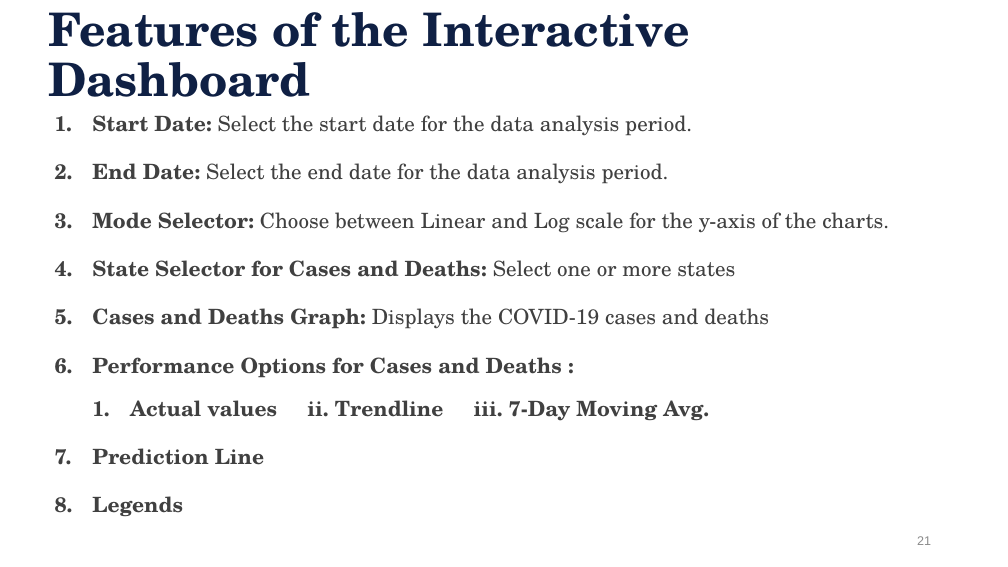
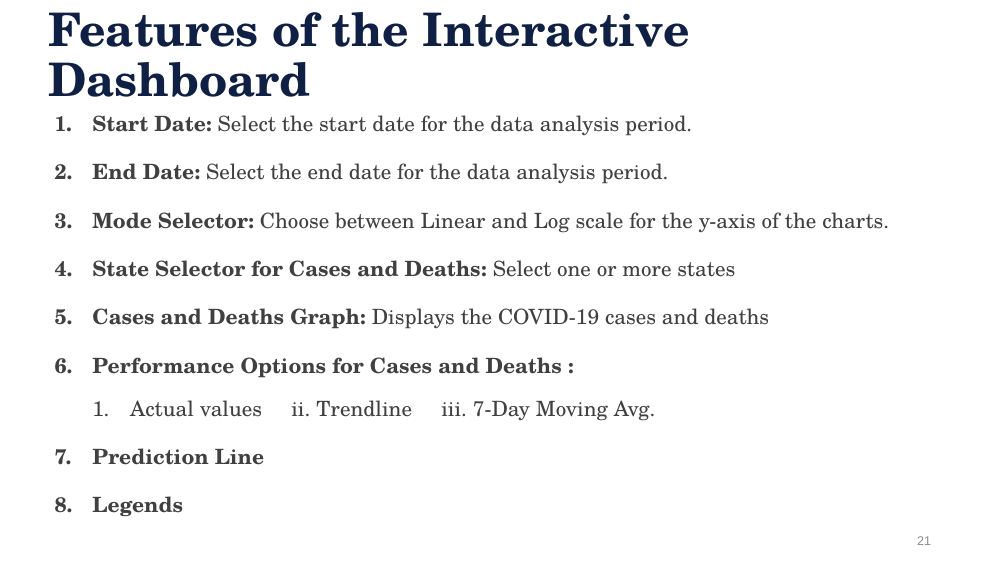
Before and after one commit to aiwayemi/Group-1, a slide deck: slide 21 of ProjPresentation.pptx. Drawn at 1008x567 pixels with LibreOffice and Linux fonts; fonts in the diff are those of the drawing; background and template pictures are left out. Boxes give left, top, right and bottom in pixels: in the first picture for what was removed or moved away, otherwise in the second. Text is boxed around its words. In the diff, an @@ line names an element or a change of style, - is before the commit and + after.

```diff
--- a/ProjPresentation.pptx
+++ b/ProjPresentation.pptx
@@ text at box(130, 400, 656, 421): bold off in "Actual values ii. Trendline iii. 7-Day Moving ..." @@
```
Also in this commit, not shown: 2 other slides changed, 1 slide added, 1 slide removed.
